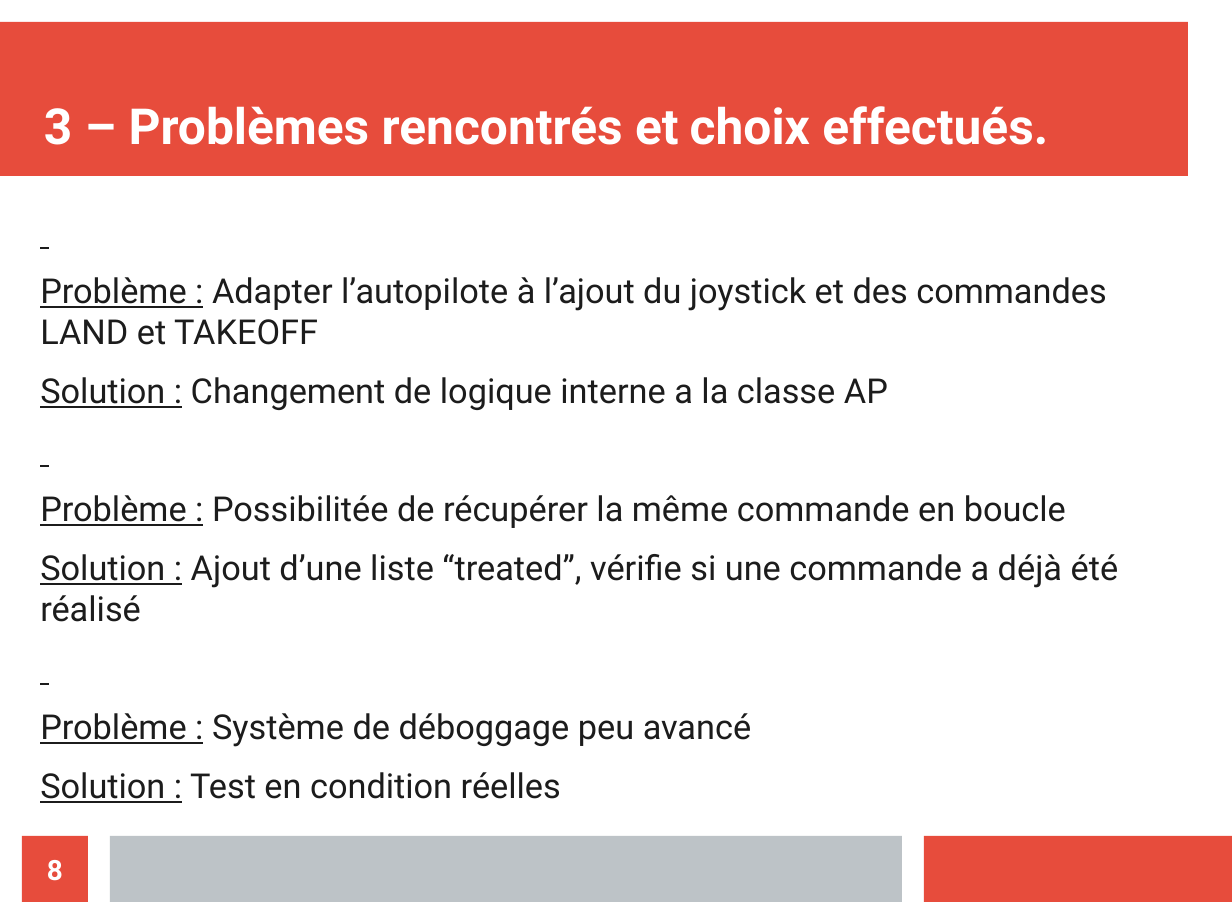
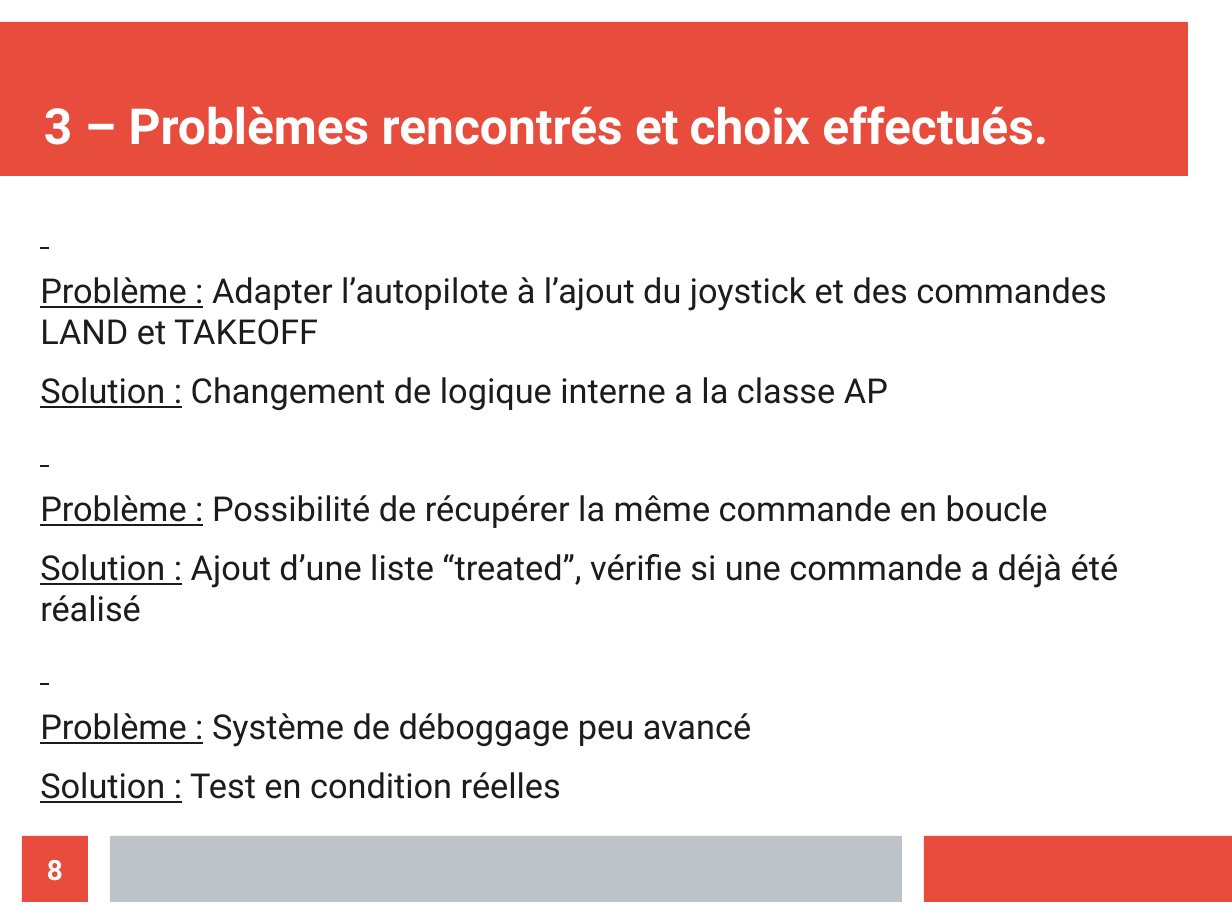
Before and after one commit to athmanmekh/AuttoPIlote-X-OPEN-PILOT, a slide deck: slide 8 of presentation/presentation 3/diapoPresentation (1).odp. Drawn at 1232x924 pixels with LibreOffice and Linux fonts; fonts in the diff are those of the drawing. Boxes give left, top, right and bottom in pixels: in the first picture for what was removed or moved away, otherwise in the second. Text is boxed around its words. In the diff, an @@ line names an element or a change of style, - is before the commit and + after.

```diff
--- a/presentation/presentation 3/diapoPresentation (1).odp
+++ b/presentation/presentation 3/diapoPresentation (1).odp
@@ text at [40,495,1048,528]: text changed @@
-Problème : Possibilitée de récupérer la même commande en boucle
+Problème : Possibilité de récupérer la même commande en boucle
```
Also in this commit, not shown: 1 other slide changed, 3 other files.
